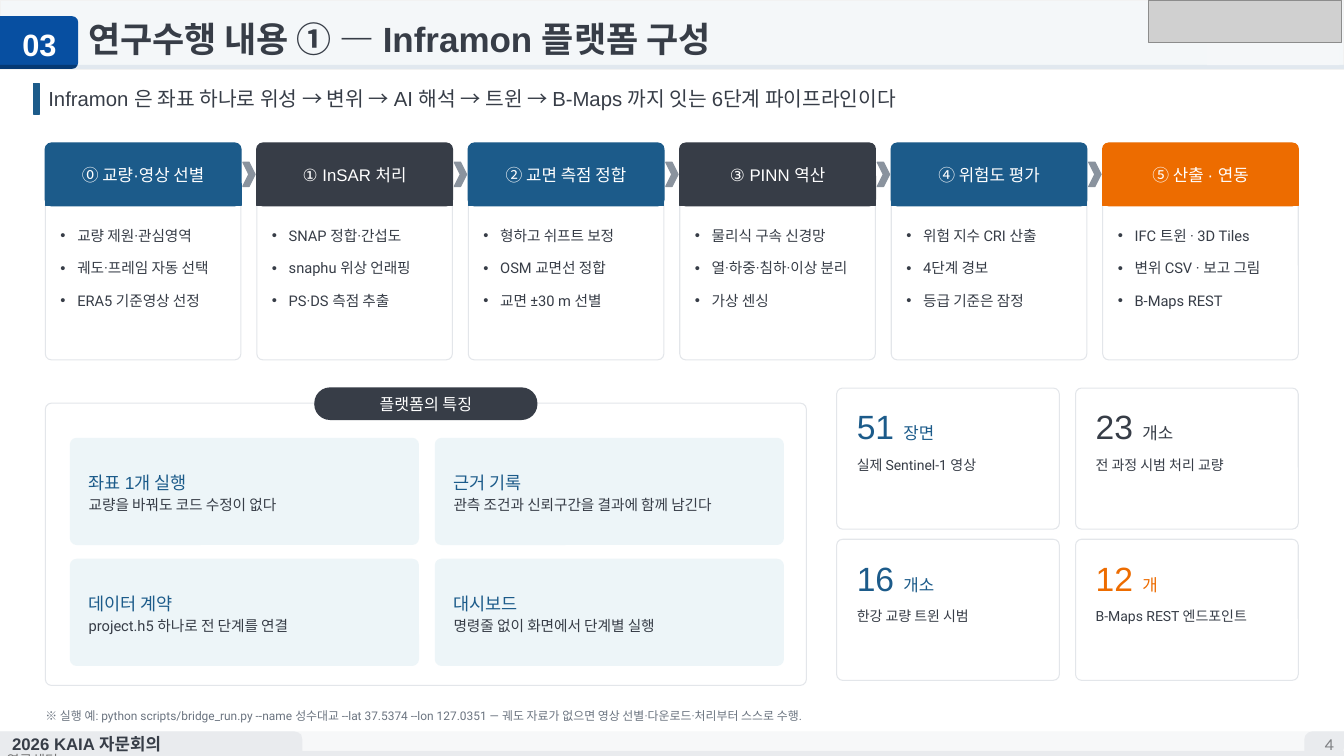
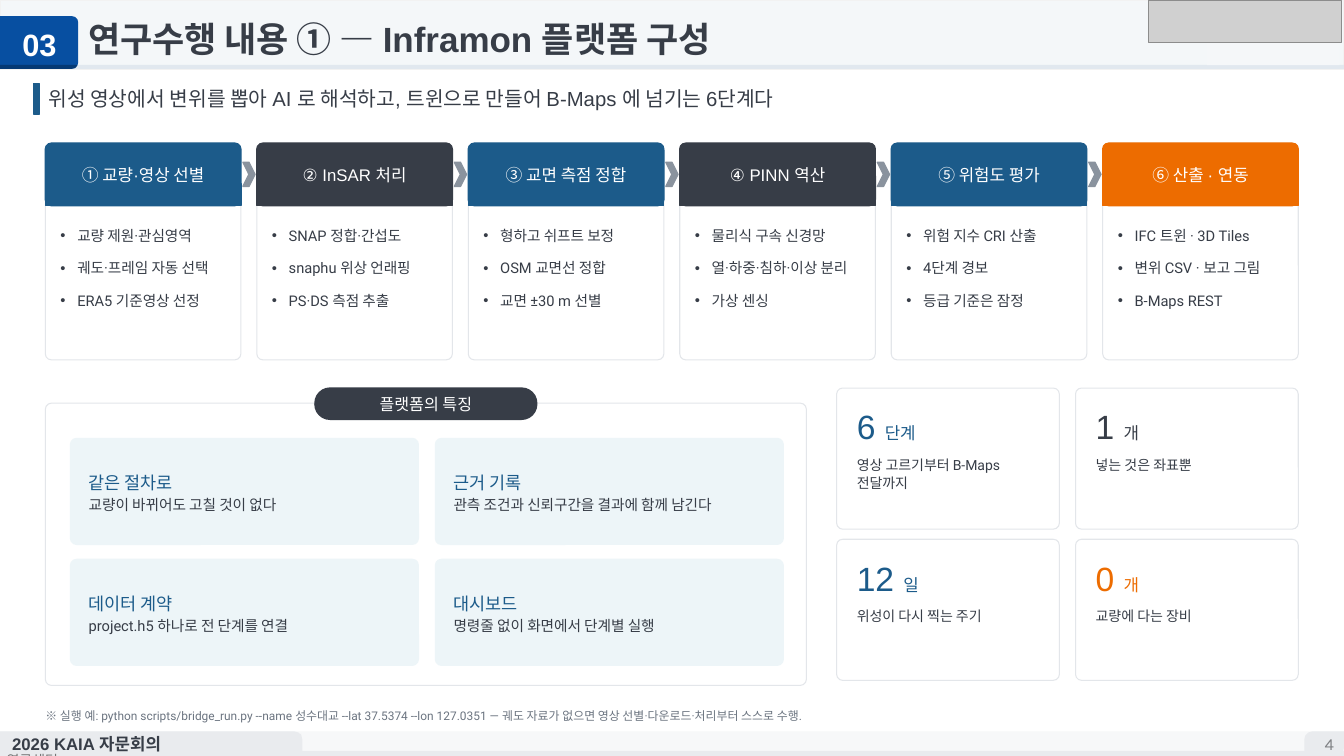
Before and after one commit to tjddnr8334-sudo/inframon, a slide deck: slide 4 of docs/KICT_Bmaps_Inframon_연구개발_7p_vF.pptx. Drawn at 1344x756 pixels with LibreOffice and Linux fonts; fonts in the diff are those of the drawing; grey boxes stand for pictures; background and template pictures are left out. Boxes give left, top, right and bottom in pixels: in the first picture for what was removed or moved away, otherwise in the second. Text is boxed around its words. In the diff, an @@ line names an element or a change of style, - is before the commit and + after.

```diff
--- a/docs/KICT_Bmaps_Inframon_연구개발_7p_vF.pptx
+++ b/docs/KICT_Bmaps_Inframon_연구개발_7p_vF.pptx
@@ text at [48, 89, 773, 111]: text changed @@
-Inframon 은 좌표 하나로 위성 → 변위 → AI 해석 → 트윈 → B-Maps 까지 잇는 6단계 파이프라인이다
+위성 영상에서 변위를 뽑아 AI 로 해석하고, 트윈으로 만들어 B-Maps 에 넘기는 6단계다
@@ text at [82, 167, 204, 183]: text changed @@
-⓪ 교량·영상 선별
+① 교량·영상 선별
@@ text at [303, 167, 407, 183]: text changed @@
-① InSAR 처리
+② InSAR 처리
@@ text at [506, 167, 626, 183]: text changed @@
-② 교면 측점 정합
+③ 교면 측점 정합
@@ text at [730, 167, 825, 183]: text changed @@
-③ PINN 역산
+④ PINN 역산
@@ text at [938, 167, 1040, 183]: text changed @@
-④ 위험도 평가
+⑤ 위험도 평가
@@ text at [1152, 167, 1249, 183]: text changed @@
-⑤ 산출 · 연동
+⑥ 산출 · 연동
@@ text at [857, 415, 916, 441]: text changed; size 24 to 12 pt @@
-51 장면
+6 단계
@@ text at [1096, 416, 1139, 441]: text changed @@
-23 개소
+1 개
@@ text at [89, 474, 276, 511]: text changed @@
-좌표 1개 실행
-교량을 바꿔도 코드 수정이 없다
+같은 절차로
+교량이 바뀌어도 고칠 것이 없다
@@ text at [857, 458, 1000, 489]: text changed @@
-실제 Sentinel-1 영상
+영상 고르기부터 B-Maps 전달까지
@@ text at [1096, 458, 1192, 471]: text changed @@
-전 과정 시범 처리 교량
+넣는 것은 좌표뿐
@@ text at [857, 567, 918, 592]: text changed @@
-16 개소
+12 일
@@ text at [1096, 567, 1139, 593]: text changed @@
-12 개
+0 개
@@ text at [857, 609, 982, 622]: text changed @@
-한강 교량 트윈 시범
+위성이 다시 찍는 주기
@@ text at [1096, 609, 1192, 622]: text changed @@
-B-Maps REST 엔드포인트
+교량에 다는 장비
```
Also in this commit, not shown: 3 other slides changed, 3 other files.
